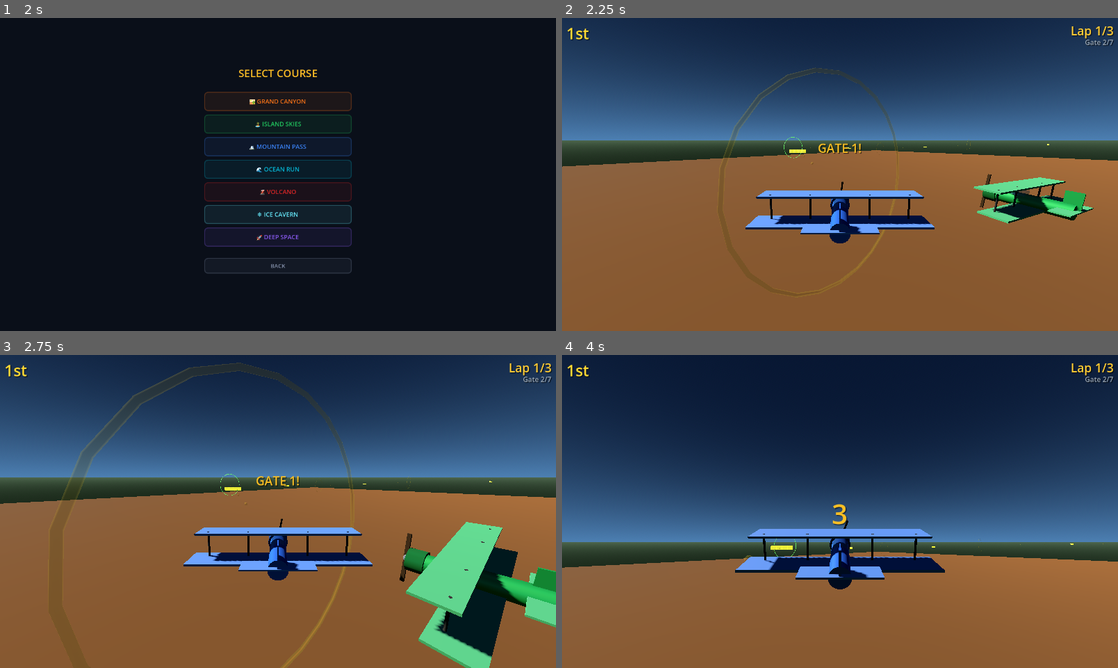
Above: before the commit, frames 1-4 (two rows, left to right).
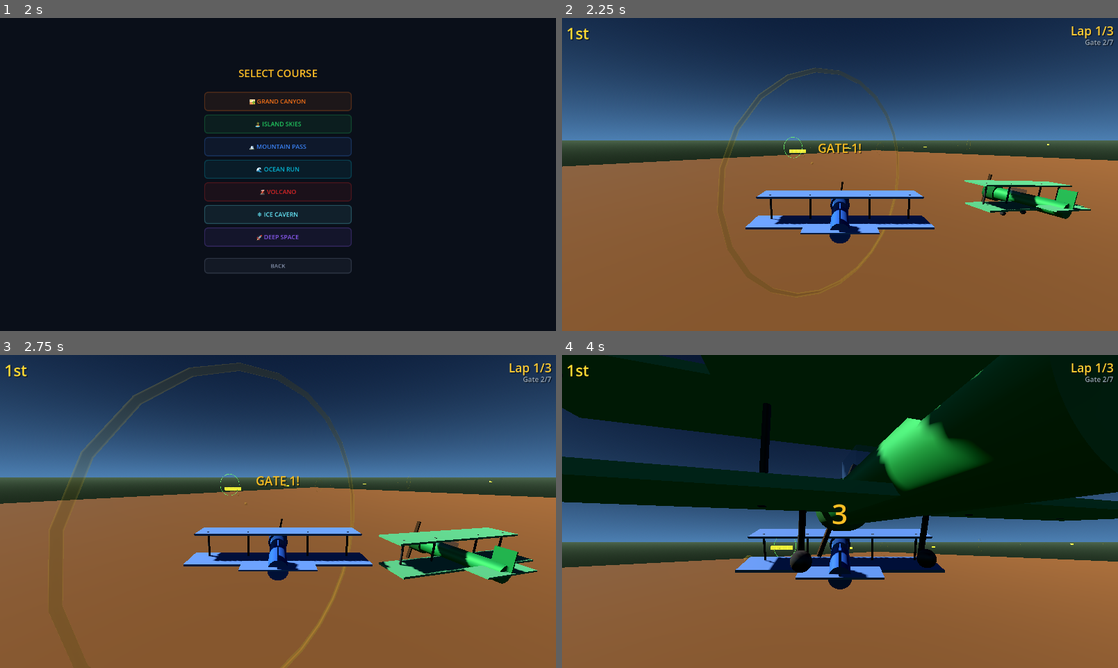
Above: after the commit, the same moments.

Repository: withdoron/ephraim-games
Game: Godot game, scene res://node_3d.tscn
The game is run twice, just before and just after one commit, with the same random seed, the same clock (stepped at 60 frames per second) and the same inputs.
Inputs (mouse positions are in pixels of both pictures, inside the frame that each line leads up to):
- Up to frame 1 (2 s): click "RACE" at 0.5 s; click "1 PLAYER" at 1.25 s
- Up to frame 2 (2.25 s): click "🏜️ GRAND CANYON" at 2 s
- Up to frame 3 (2.75 s): no input
- Up to frame 4 (4 s): tap Enter at 2.75 s; move the mouse to (962, 495) at 2.77 s; hold Right (ui_right) 2.78-3.53 s; tap P at 2.85 s; click (962, 495) at 2.92 s; tap Space at 3.02, 3.77 s; move the mouse to (728, 527) at 3.52 s; hold S from 3.53 s (still down); tap Shift at 3.6 s

Frame 1 is identical in both runs. In frame 2, 1.4% of the frame differs, in the area x 72-96%, y 49-66%; in frame 3, 8.0%; in frame 4, 45%, in the area x 0-100%, y 0-70%.

Commit message:
RINGSTORM-GODOT: fix NPC navigation and gate passing
Rewrite NPC steering to use cross/dot product instead of atan2 for
yaw error calculation. This avoids atan2 sign convention ambiguity
that caused NPCs to sometimes steer the wrong direction.

Key fixes:
- Cross product Y of current_forward × target_direction gives signed
  turn error (positive = target is right, need to turn right)
- All interpolation now uses delta for frame-rate independence
  (lerp with delta*rate instead of fixed 0.04 or /60.0)
- Speed interpolation: delta*2.0 instead of /40.0
- Roll: delta*4.0 with proper target calculation
- Pitch: delta*3.0 with altitude-to-distance ratio
- Gate tolerance increased to gate_size + 8 for more reliable passing
- Wobble uses delta-based phase advancement

Co-Authored-By: Claude Opus 4.6 (1M context) <noreply@anthropic.com>

Diff:
--- a/ringstorm/new-game-project/scripts/npc_plane.gd
+++ b/ringstorm/new-game-project/scripts/npc_plane.gd
@@ -185,39 +185,46 @@
 					tz = tz * 0.7 + beh.z * 0.3
 					break
 
-	# --- STEERING --- simplified for Godot native transforms
+	# --- STEERING --- using Godot's native transform basis
 	var target_pos = Vector3(tx, ty, tz)
 	var to_target = target_pos - global_position
-	var flat_to_target = Vector3(to_target.x, 0, to_target.z)
-	var dH = flat_to_target.length()
-
-	# Desired yaw: angle toward target in world XZ plane
-	var desired_yaw = atan2(to_target.x, to_target.z)
-	# Current facing direction
-	var cur_forward = -transform.basis.z
-	var current_yaw = atan2(cur_forward.x, cur_forward.z)
-
-	wander_phase += 0.02
-	var wobble = sin(wander_phase) * (1.0 - skill_level) * 0.08
-
-	var yaw_diff = desired_yaw - current_yaw + wobble
-	while yaw_diff > PI: yaw_diff -= TAU
-	while yaw_diff < -PI: yaw_diff += TAU
+	var flat_dir = Vector3(to_target.x, 0, to_target.z)
+	var dH = flat_dir.length()
+
+	# Get current forward and calculate angular error using cross/dot products
+	# This avoids atan2 ambiguity entirely
+	var cur_forward = -global_transform.basis.z
+	var cur_flat = Vector3(cur_forward.x, 0, cur_forward.z).normalized()
+	var tgt_flat = flat_dir.normalized() if dH > 1.0 else cur_flat
+
+	# Cross product Y gives signed turn error: positive = target is to our RIGHT
+	var cross_y = cur_flat.x * tgt_flat.z - cur_flat.z * tgt_flat.x
+	# Dot product gives how aligned we are (1 = facing target, -1 = facing away)
+	var dot_fwd = cur_flat.dot(tgt_flat)
+
+	wander_phase += delta * 1.2
+	var wobble = sin(wander_phase) * (1.0 - skill_level) * 0.15
 
 	var tumble_mul = 0.2 if tumble_timer > 0 else 1.0
-	# Turn toward target — proportional steering
-	# Negate because rotate_y(positive) = turn LEFT in Godot, but positive yaw_diff = target is RIGHT
-	var turn_amount = clamp(yaw_diff * 2.0, -2.5, 2.5) * tumble_mul / 60.0
-	rotate_y(-turn_amount)
-	roll_value = lerp(roll_value, turn_amount * 15.0, 0.1)  # Bank into the turn
+
+	# Turn toward target — proportional, delta-based
+	# cross_y > 0 means target is right → need negative rotate_y (Godot: positive = left)
+	var turn_str = clamp(cross_y * 3.0 + wobble, -1.0, 1.0) * tumble_mul
+	var turn_rate = Settings.turn_rate * 0.06  # Scale to feel right for NPCs
+	rotate_y(-turn_str * turn_rate * delta)
+
+	# Visual roll — bank into turns
+	var roll_target = turn_str * deg_to_rad(25)
+	roll_value = lerp(roll_value, roll_target, delta * 4.0)
 
 	# Pitch toward target altitude
-	var pitch_target = clamp(to_target.y / max(20.0, dH) * 0.8, -0.5, 0.5) * tumble_mul
-	pitch_angle = lerp(pitch_angle, pitch_target, 0.04)
+	var alt_diff = to_target.y
+	var pitch_target = clamp(alt_diff / max(20.0, dH) * 1.5, -0.6, 0.6) * tumble_mul
+	pitch_angle = lerp(pitch_angle, pitch_target, delta * 3.0)
 	if tumble_timer > 0:
 		tumble_timer -= 1
 
-	# Speed
+	# Speed — delta-based interpolation
 	var ts = max_speed * (0.8 + skill_level * 0.2)
 	if boost_timer > 0:
 		ts = max_speed * Settings.boost_multiplier; boost_timer -= 1
@@ -225,7 +232,7 @@
 		ts = max(ts, max_speed * Settings.star_multiplier); star_timer -= 1
 	if slipstream_boost > 0:
 		ts = max(ts, max_speed * Settings.star_multiplier); slipstream_boost -= 1
-	current_speed += (ts - current_speed) / 40.0
+	current_speed = lerp(current_speed, ts, delta * 2.0)
 
 	# Move forward along facing direction with pitch
 	var forward = -transform.basis.z
@@ -267,7 +274,7 @@
 		return
 	var gate_pos = race_course.get_gate_position(current_gate)
 	var dist = global_position.distance_to(gate_pos)
-	if dist < race_course.gate_size + 5.0:
+	if dist < race_course.gate_size + 8.0:  # Slightly larger tolerance for NPCs
 		if race_manager:
 			race_manager.on_racer_passed_gate(self)
 
